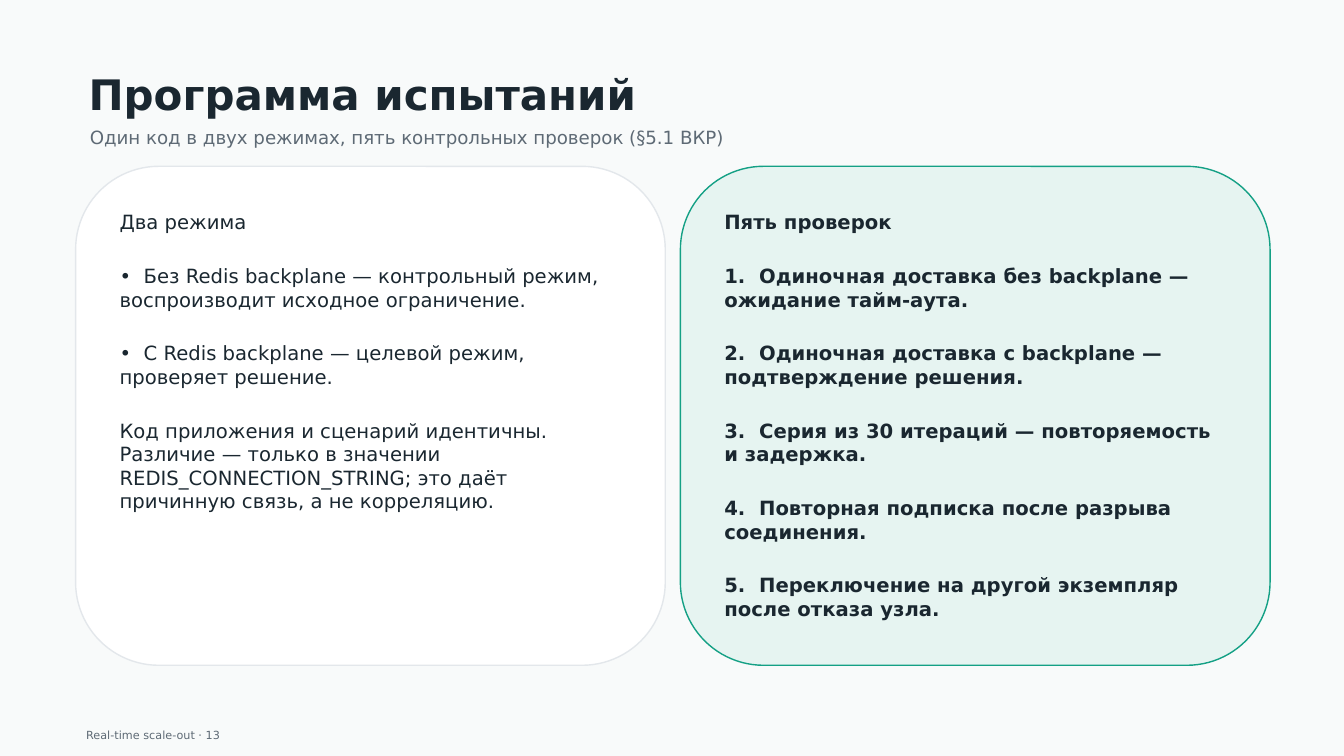
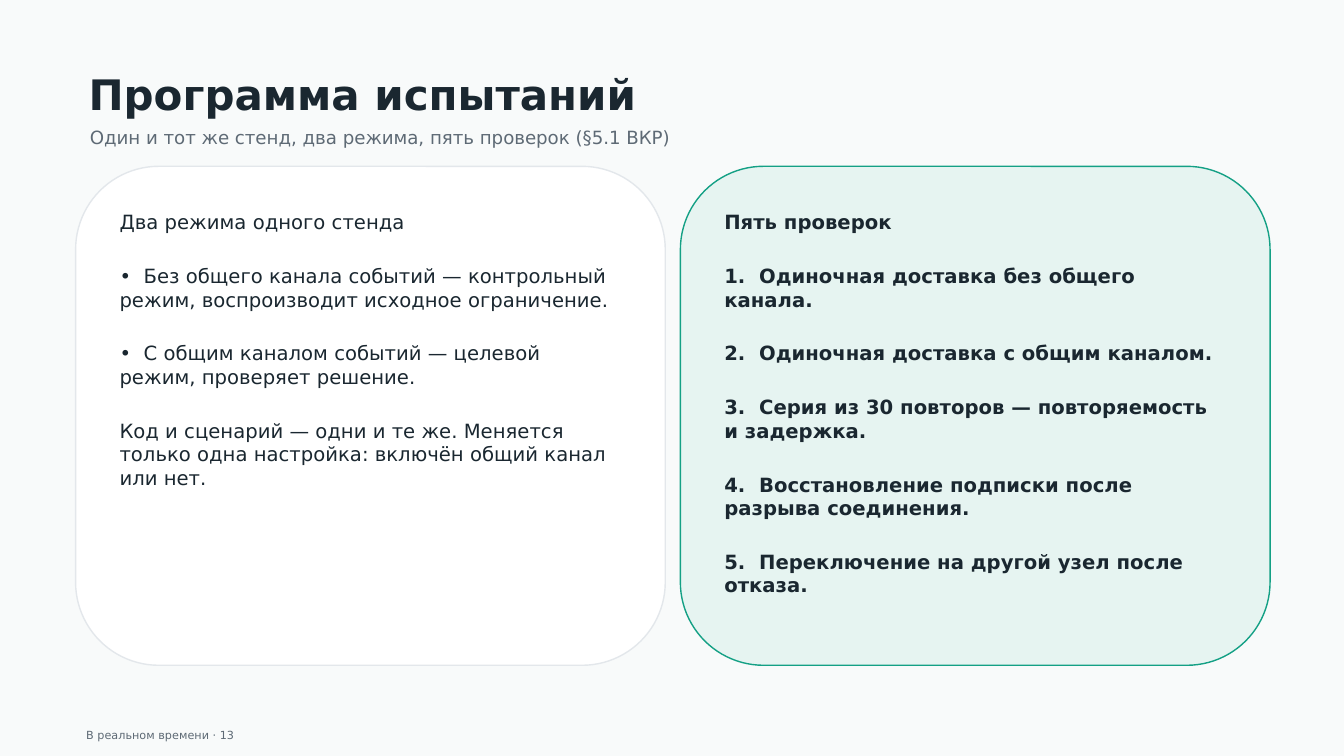
Before and after one commit to gently-whitesnow/final-qualifying-work, a slide deck: slide 13 of build/pptx/vkr-defense-draft.pptx. Drawn at 1344x756 pixels with LibreOffice and Linux fonts; fonts in the diff are those of the drawing. Boxes give left, top, right and bottom in pixels: in the first picture for what was removed or moved away, otherwise in the second. Text is boxed around its words. In the diff, an @@ line names an element or a change of style, - is before the commit and + after.

```diff
--- a/build/pptx/vkr-defense-draft.pptx
+++ b/build/pptx/vkr-defense-draft.pptx
@@ text at (90, 130, 669, 148): text changed @@
-Один код в двух режимах, пять контрольных проверок (§5.1 ВКР)
+Один и тот же стенд, два режима, пять проверок (§5.1 ВКР)
@@ text in rounded rectangle at (120, 214, 608, 486): text changed @@
-Два режима
-• Без Redis backplane — контрольный режим, воспроизводит исходное ограничение.
-• С Redis backplane — целевой режим, проверяет решение.
-Код приложения и сценарий идентичны. Различие — только в значении REDIS_CONNECTION_STRING; это даёт причинную связь, а не корреляцию.
+Два режима одного стенда
+• Без общего канала событий — контрольный режим, воспроизводит исходное ограничение.
+• С общим каналом событий — целевой режим, проверяет решение.
+Код и сценарий — одни и те же. Меняется только одна настройка: включён общий канал или нет.
@@ text in rounded rectangle at (724, 267, 1213, 593): text changed @@
-1. Одиночная доставка без backplane — ожидание тайм-аута.
-2. Одиночная доставка с backplane — подтверждение решения.
-3. Серия из 30 итераций — повторяемость и задержка.
-4. Повторная подписка после разрыва соединения.
-5. Переключение на другой экземпляр после отказа узла.
+1. Одиночная доставка без общего канала.
+2. Одиночная доставка с общим каналом.
+3. Серия из 30 повторов — повторяемость и задержка.
+4. Восстановление подписки после разрыва соединения.
+5. Переключение на другой узел после отказа.
@@ text at (86, 731, 234, 741): text changed @@
-Real-time scale-out · 13
+В реальном времени · 13
```
Also in this commit, not shown: 14 other slides changed, 3 slides added, 3 slides removed, 9 other files.
